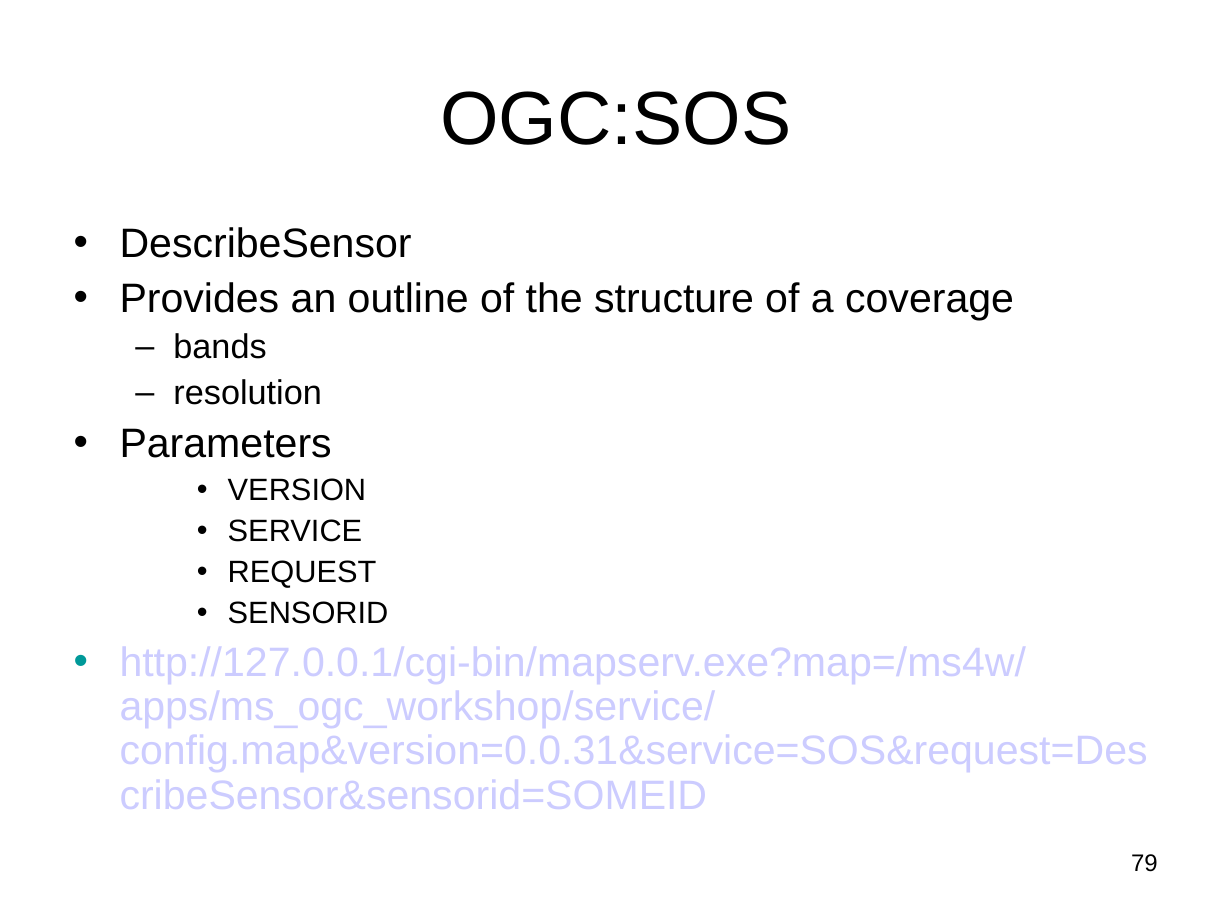
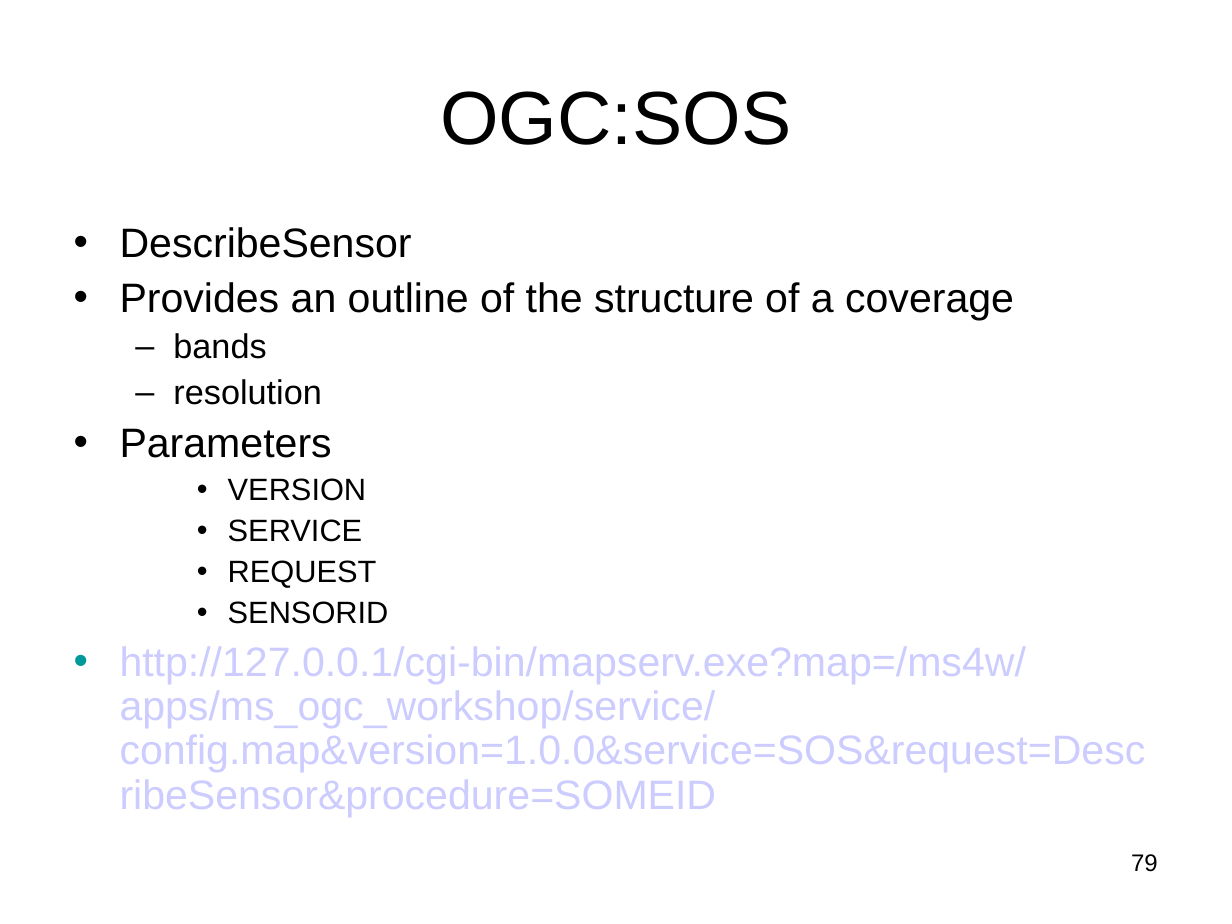
Before and after one commit to MapServer/ms-ogc-workshop, a slide deck: slide 79 of doc/ms_ogc_workshop.ppt. Drawn at 1232x924 pixels with LibreOffice and Linux fonts; fonts in the diff are those of the drawing. Boxes give left, top, right and bottom in pixels: in the first picture for what was removed or moved away, otherwise in the second. Text is boxed around its words. In the diff, an @@ line names an element or a change of style, - is before the commit and + after.

```diff
--- a/doc/ms_ogc_workshop.ppt
+++ b/doc/ms_ogc_workshop.ppt
@@ text at <box>120,647,1146,817</box>: text changed @@
-• http://127.0.0.1/cgi-bin/mapserv.exe?map=/ms4w/apps/ms_ogc_workshop/service/config.map&version=0.0.31&service=SOS&request=DescribeSensor&sensorid=SOMEID
+• http://127.0.0.1/cgi-bin/mapserv.exe?map=/ms4w/apps/ms_ogc_workshop/service/config.map&version=1.0.0&service=SOS&request=DescribeSensor&procedure=SOMEID
```
Also in this commit, not shown: 6 other slides changed, 12 other files.
